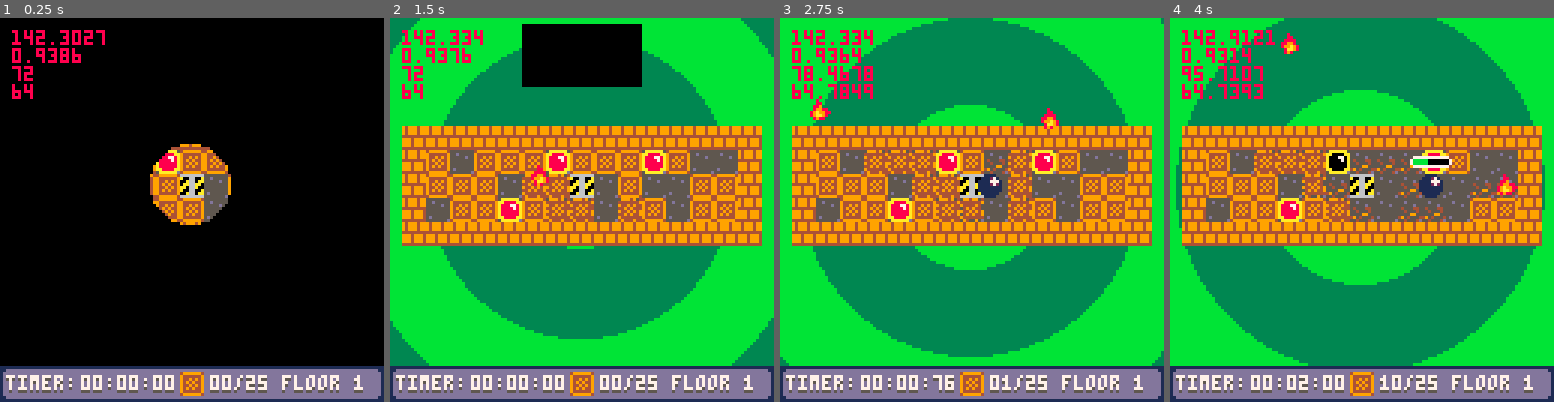
Above: before the commit, frames 1-4 (left to right).
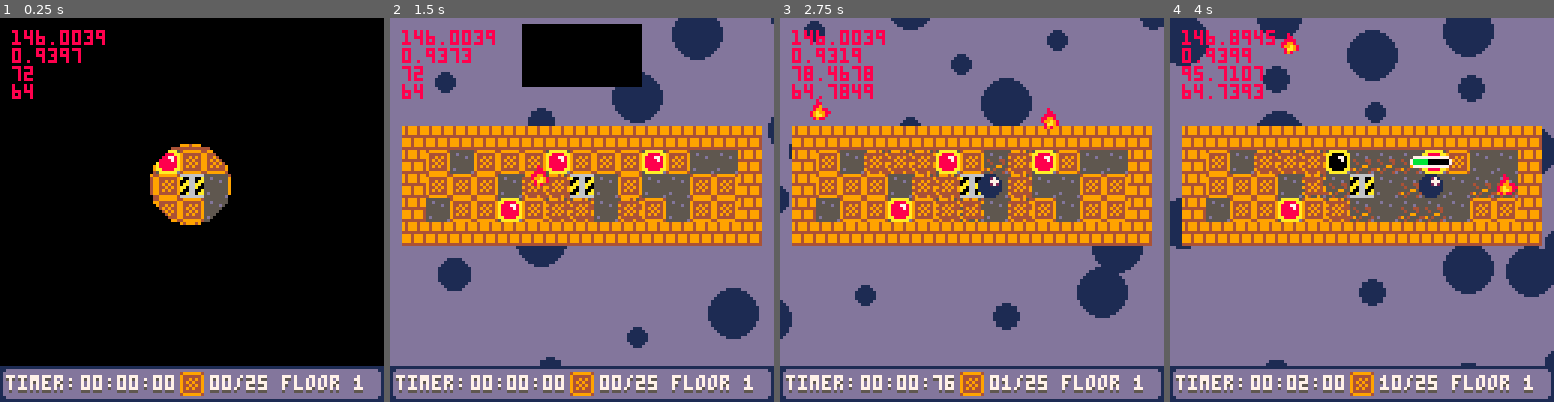
Above: after the commit, the same moments.

Repository: SHKBRD/P8CrateBall
Game: PICO-8 cartridge balltest24.p8
Same seed, same stepped clock (60 frames per second), same inputs: the game is played once before the commit and once after it.
Inputs:
- Up to frame 1 (0.25 s): no input
- Up to frame 2 (1.5 s): tap X (X key) at 0.33, 1.07 s; tap O (Z key) at 0.7 s
- Up to frame 3 (2.75 s): hold Right 1.6-2.1 s; tap O (Z key) at 1.7, 2.1, 2.5 s; tap X (X key) at 1.85 s; hold Up 2.15-2.42 s; hold Right from 2.47 s (still down)
- Up to frame 4 (4 s): tap O (Z key) at 2.9, 3.3, 3.7 s; tap X (X key) at 2.97 s; release Right at 3.03 s; hold Left 3.08-3.58 s; hold Down 3.63-3.97 s

The runs differ from the first frame. In frame 1, 0.2% of the frame differs, in the area x 9-27%, y 3-12%; in frame 2, 55%; in frame 3, 60%; in frame 4, 60%, in the area x 0-100%, y 0-91%.

Commit message:
add bg and bg palette handling

Diff:
--- a/balltest24.p8
+++ b/balltest24.p8
@@ -23,6 +23,16 @@
 	--position of 0
 	nx = 0
 	ny = 32
+
+	bg_pals = {
+		{3,11},
+		{8,9},
+		{1,13},
+		{14,2},
+		{4,9},
+		{5,6},
+		{12,13}
+	}
 end
 
 function match_init()
@@ -82,7 +92,23 @@
 	init_actors(floor)
 
 	--background
-	bg_type = 0
+	bg_types=2
+
+	if bg_type==nil then
+		bg_type=flr(rnd(bg_types))
+	else
+		local last_type=bg_type
+		while bg_type==last_type do
+			bg_type=flr(rnd(bg_types))
+		end
+		//stop()
+	end
+
+
+	bgpal = rnd(bg_pals)
+	bgpalpick=1+flr(rnd(2))
+	bgp1=bgpal[bgpalpick]
+	bgp2=bgpal[2-bgpalpick+1]
 end
 
 function draw_base_map()
@@ -357,10 +383,10 @@
 function draw_bg_hole()
 	if (bgcircs == nil) then
 		bgcircs = {
-			{75, 3},
-			{50, 11},
-			{25, 3},
-			{0, 11}
+			{75, 0},
+			{50, 1},
+			{25, 0},
+			{0, 1}
 		}
 	end
 
@@ -374,19 +400,42 @@
 			del(bgcircs, bgcircs[bgc])
 			currad = bgcircs[bgc][1]
 		end
-		col = bgcircs[bgc][2]
+		local colind = bgcircs[bgc][2]
+		local col = 1
+		if colind==0 then
+			col=bgp1
+		elseif colind==1 then
+			col=bgp2
+		end
+
 		circfill(75, 68, currad*1.14, col)
-		fillp(█)
+	end
+end
+
+function draw_bg_polka()
+	cls(bgp1)
+	for row=1,6 do
+		for crc=1,5 do
+			local cx=64-(row*32)+crc*32
+			local cy=-32+(row*8)+crc*32
+			cy+=frameoff*10*sgn(3-row)
+			cy%=180
+			cx+=frameoff*10*sgn(3-crc)
+			cx%=180
+			local size=6+sin((frameoff/4)*sqrt(row*crc))*3
+			circfill(cx, cy, size, bgp2)
+		end
 	end
 end
 
 function draw_bg()
 	if (frameoff == nil) frameoff = 0
 	frameoff += 2/60
-	frameoff %= 60
 
 	if bg_type == 0 then
 		draw_bg_hole()
+	elseif bg_type == 1 then
+		draw_bg_polka()
 	end
 
 end
